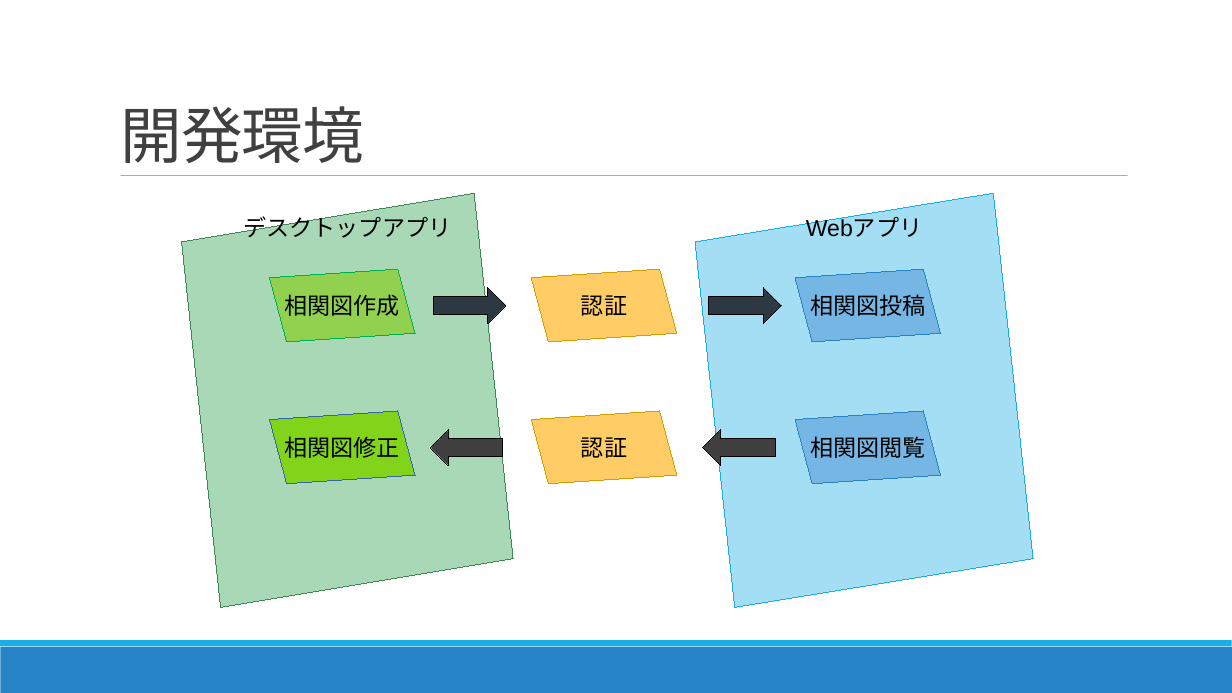
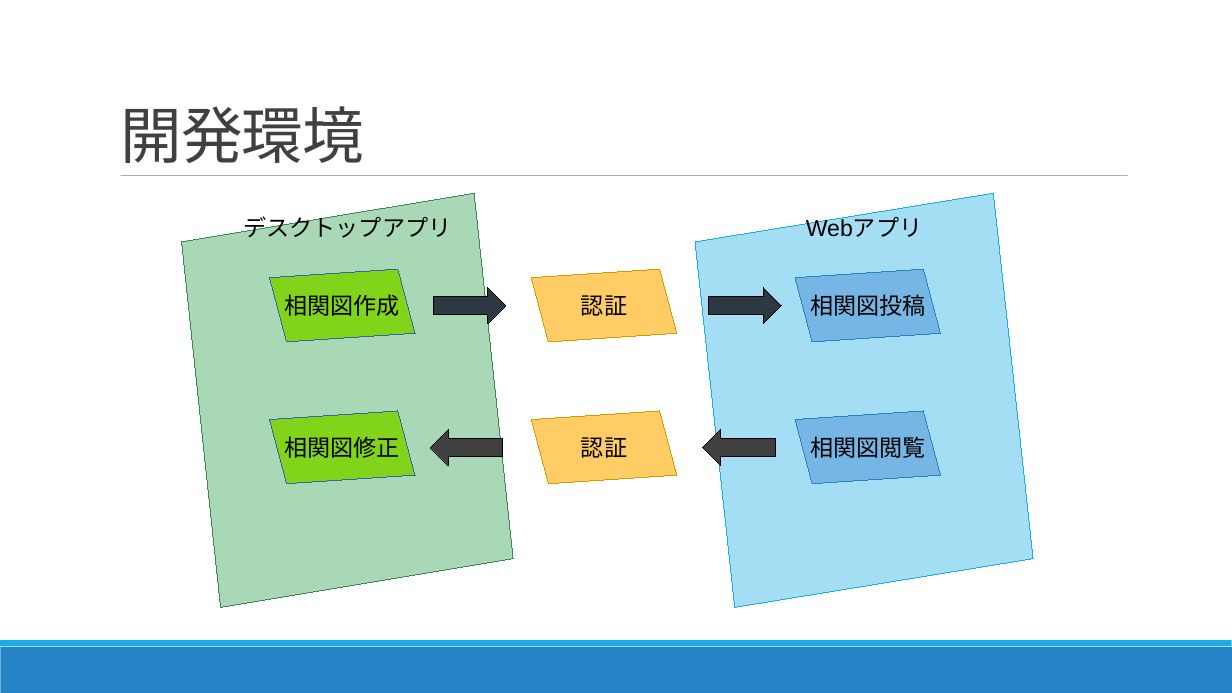
Before and after one commit to exitanz/graph, a slide deck: slide 13 of ゼミ用/99その他/卒研発表用/卒業研究発表資料 パワポ.odp (slide 11 before the commit). Drawn at 1232x693 pixels with LibreOffice and Linux fonts; fonts in the diff are those of the drawing. Boxes give left, top, right and bottom in pixels: in the first picture for what was removed or moved away, otherwise in the second. Text is boxed around its words. In the diff, an @@ line names an element or a change of style, - is before the commit and + after.

```diff
--- a/ゼミ用/99その他/卒研発表用/卒業研究発表資料 パワポ.odp
+++ b/ゼミ用/99その他/卒研発表用/卒業研究発表資料 パワポ.odp
@@ freeform shape "相関図作成" at box(270, 269, 415, 342): fill #92D050 to #81D41A; outline #00B050 0 pt to #3465A4 0 pt; outline redrawn @@
```
Also in this commit, not shown: 2 other slides changed, 2 slides added, 3 other files.
